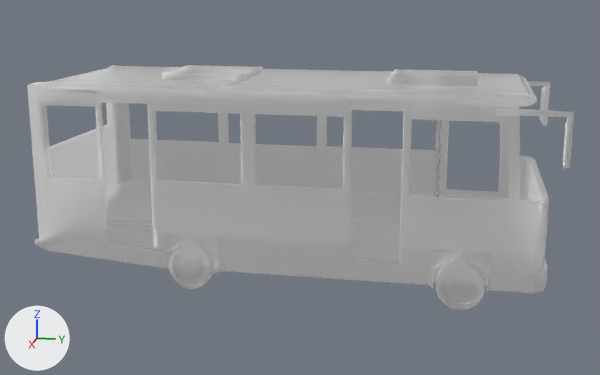
An edit to the Blender file fuckingbus.blend, drawn before and after from the same camera.
The view is the same before and after, from a 50 mm lens placed at (12.21, 2.47, 3.94), pointed at (0.08, 0.05, 0.91). The lights are fixed; the arrows at lower left show +X, +Y and +Z.
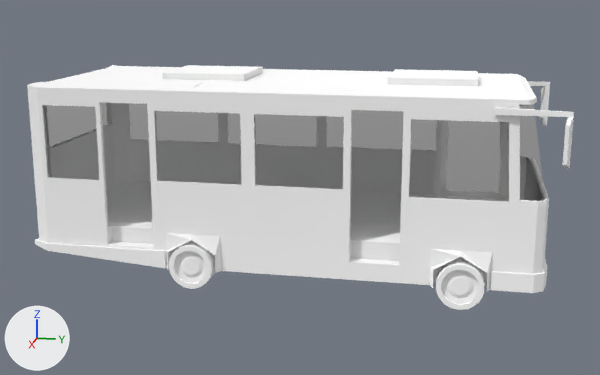
Boxes (x1, y1, x2, y2) around the edits, measured in the pictures (600 x 375 px):
'Cube', recoloured
    both: (27, 65, 574, 310)
'Cube.007', shown
    after: (43, 105, 509, 202)
'Cube.006', shown
    after: (129, 103, 404, 149)
'Cube.014', added
    after: (436, 258, 484, 310)
'Cube.001', shown
    after: (519, 104, 545, 201)
'Cube.010', added
    after: (169, 240, 215, 289)
'Cube.002', shown
    after: (101, 103, 110, 127)
part 1 of me_cube, deleted
    before: (169, 240, 215, 289)
part 2 of me_cube, deleted
    before: (436, 258, 484, 310)

Diff of the bpy script that builds the scene:
```diff
--- a/fuckingbus.blend.py
+++ b/fuckingbus.blend.py
@@ mat_material @@
 n0 = _N.new('ShaderNodeOutputMaterial'); n0.name = 'Material Output'
-n1 = _N.new('ShaderNodeBsdfGlass'); n1.name = 'Glass BSDF'
-n1.inputs[1].default_value = 1.0  # 'Roughness'
-n1.inputs[2].default_value = 1.1  # 'IOR'
-_L.new(n1.outputs[0], n0.inputs[0])  # 'BSDF' to 'Surface'
+n2 = _N.new('ShaderNodeBsdfDiffuse'); n2.name = 'Diffuse BSDF'
+n2.inputs[0].default_value = (1.0, 1.0, 1.0, 1.0)  # 'Color', white #ffffff
+n2.inputs[1].default_value = 1.0  # 'Roughness'
+_L.new(n2.outputs[0], n0.inputs[0])  # 'BSDF' to 'Surface'
@@ mat_glass @@
+mat_glass = bpy.data.materials.new('Glass')
+mat_glass.use_nodes = True; mat_glass.node_tree.nodes.clear()
+_N = mat_glass.node_tree.nodes; _L = mat_glass.node_tree.links
+n0 = _N.new('ShaderNodeOutputMaterial'); n0.name = 'Material Output'
+n1 = _N.new('ShaderNodeBsdfGlass'); n1.name = 'Glass BSDF'
+n1.inputs[2].default_value = 1.0  # 'IOR'
+n2 = _N.new('ShaderNodeNormal'); n2.name = 'Normal'
+_L.new(n1.outputs[0], n0.inputs[0])  # 'BSDF' to 'Surface'
+_L.new(n2.outputs[0], n1.inputs[3])  # 'Normal' to 'Normal'
@@ me_cube @@
 me_cube.from_pydata(...)  # 1793 vertices, 1603 faces; spans x -1.82..1.82, y -3.66..3.77, z -1.25..1.68
 # used by ob_cube; location = (0.0, 0.0, 0.99)
+# me_cube part 1: the loose piece of 192 vertices spanning x 1.35..1.65, y -1.53..-0.9, z -1.23..-0.6 is deleted
+# me_cube part 2: the loose piece of 192 vertices spanning x 1.35..1.65, y 2.2..2.82, z -1.25..-0.63 is deleted
 me_cube.materials.append(mat_material)
@@ me_cube_007 @@
 # used by ob_cube_007; location = (0.39, 0.0, 0.99)
-me_cube_007.from_pydata(...)  # 6 vertices, 2 faces; spans x 1.498, y -3.365..-2.566, z 0.241..1.289
-me_cube_007.materials.append(mat_material)
+me_cube_007.from_pydata(...)  # 78 vertices, 60 faces; spans x 2.906..2.927, y -3.365..3.081, z 0.214..1.289
+# me_cube_007 part 3: 78 vertices added at x 2.906..2.927, y -3.365..3.081, z 0.214..1.289
+me_cube_007.materials.append(mat_glass)
@@ me_cube_014 @@
+me_cube_014.from_pydata(...)  # 196 vertices, 162 faces; spans x 1.347..1.647, y 2.197..2.825, z -1.255..-0.627
+me_cube_014.materials.append(mat_material)  # white #ffffff
@@ me_cube_010 @@
+me_cube_010.from_pydata(...)  # 192 vertices, 162 faces; spans x 1.347..1.647, y -1.527..-0.899, z -1.232..-0.604
+me_cube_010.materials.append(mat_material)  # white #ffffff
@@ ob_cube_001 @@
 ob_cube_001 = bpy.data.objects.new('Cube.001', me_cube_001)
-ob_cube_001.location = (0.0, 0.48, 0.99)
-ob_cube_001.hide_set(True)
+ob_cube_001.location = (0.0, 0.03, 0.99)
@@ ob_cube_002 @@
 ob_cube_002 = bpy.data.objects.new('Cube.002', me_cube_002)
-ob_cube_002.location = (0.0, -0.62, 0.99)
-ob_cube_002.hide_set(True)
+ob_cube_002.location = (0.0, -0.09, 0.99)
@@ ob_cube_006 @@
 ob_cube_006.location = (-0.29, 0.0, 0.99)
-ob_cube_006.hide_set(True)
@@ ob_cube_007 @@
 ob_cube_007 = bpy.data.objects.new('Cube.007', me_cube_007)
-ob_cube_007.location = (0.39, 0.0, 0.99)
-ob_cube_007.hide_set(True)
+ob_cube_007.location = (0.0, 0.0, 0.99)
+ob_cube_007.scale = (0.505, 1.0, 1.0)
@@ ob_cube_014 @@
+ob_cube_014 = bpy.data.objects.new('Cube.014', me_cube_014)
+ob_cube_014.location = (0.0, 0.0, 0.99)
@@ ob_cube_010 @@
+ob_cube_010 = bpy.data.objects.new('Cube.010', me_cube_010)
+ob_cube_010.location = (0.0, 0.0, 0.99)
```
